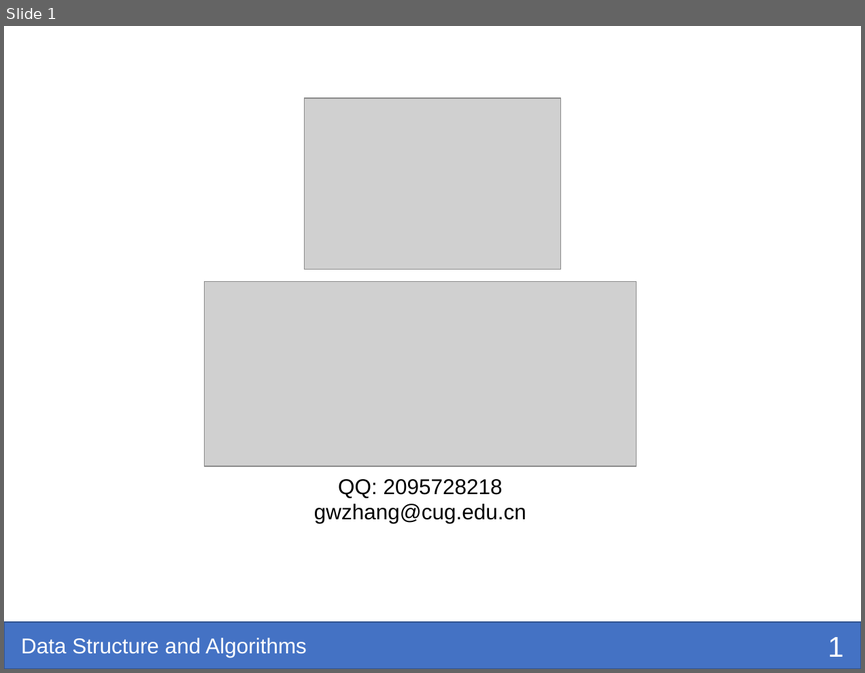
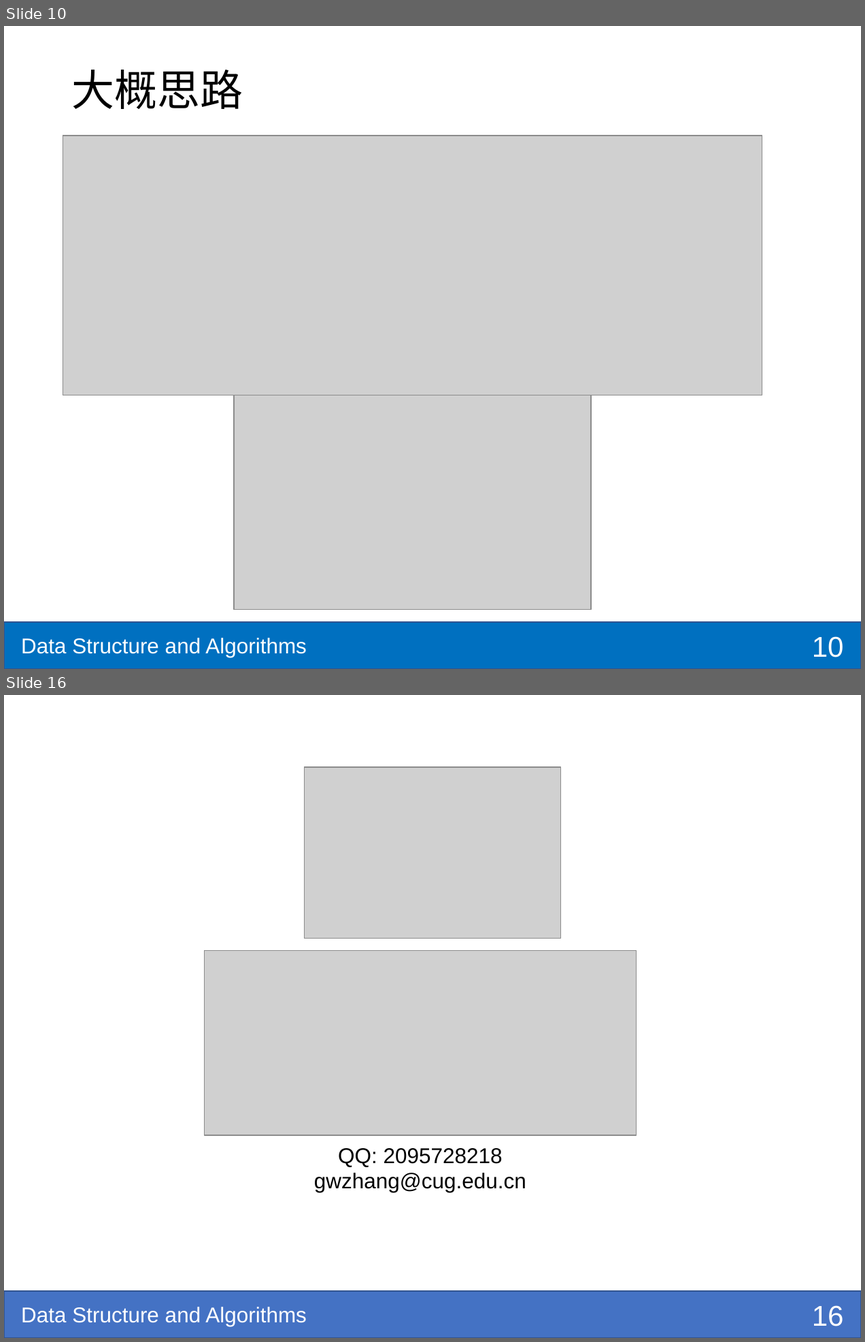
Before and after one commit to shzaiz/dx-public, a slide deck: notes/notes/ds-algo/ch2-basic-algo.pptx. Shown one above the other, each under a label of ours: slide 1 before the commit, slides 10 and 16 after it; the slides between them are not shown. The pictures are 865x673 and 865x1342 pixels, drawn with LibreOffice and Linux fonts; fonts in the diff are those of the drawing; grey boxes stand for pictures; background and template pictures are left out. Boxes give left, top, right and bottom in pixels: in the first picture for what was removed or moved away, otherwise in the second. Text is boxed around its words. In the diff, an @@ line names an element or a change of style, - is before the commit and + after.

```diff
--- a/notes/notes/ds-algo/ch2-basic-algo.pptx
+++ b/notes/notes/ds-algo/ch2-basic-algo.pptx
@@ slide 10 added at [4,26,861,669], background #FFFFFF; not listed: 1 template element that a slide beside it also shows @@
@@ title added at [71,70,243,109], 36 pt, text #000000 @@
+大概思路
@@ picture added at [63,135,762,395] @@
@@ picture added at [234,395,591,609] @@
@@ rectangle added at [4,622,861,669], fill #0070C0, outline #325491 1 pt @@
@@ page number added at [812,636,844,657], 24 pt, text #FFFFFF @@
+10
@@ what was slide 1 is now slide 16 @@
@@ page number at [812,1305,844,1326]: text changed @@
-1
+16
```
Also in this commit, not shown: 1 slide changed, 13 other slides added, 16 other files.
